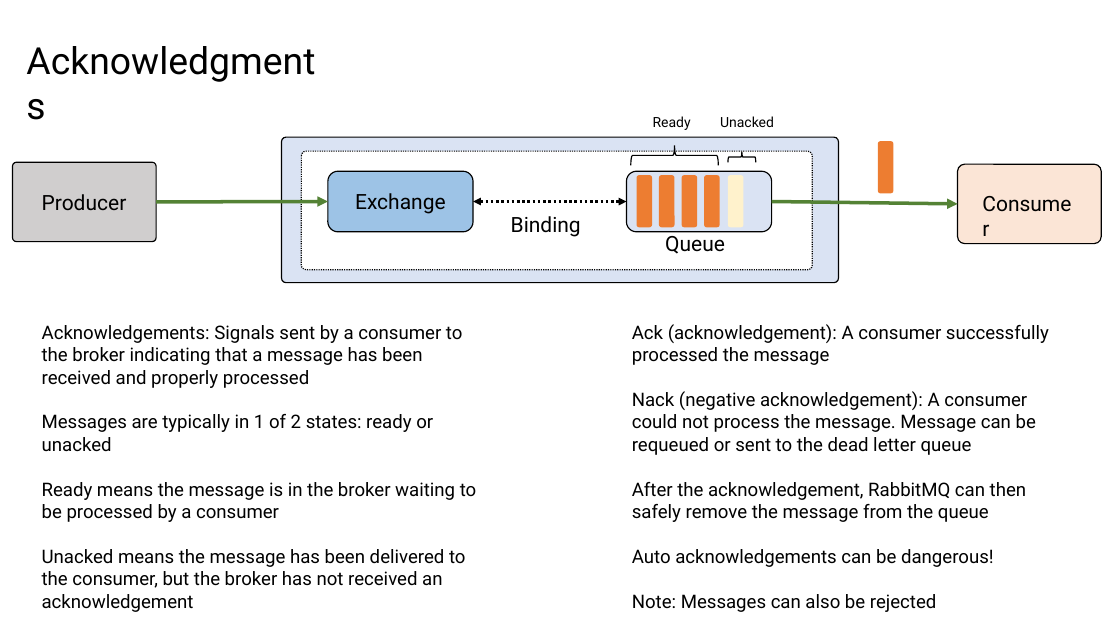
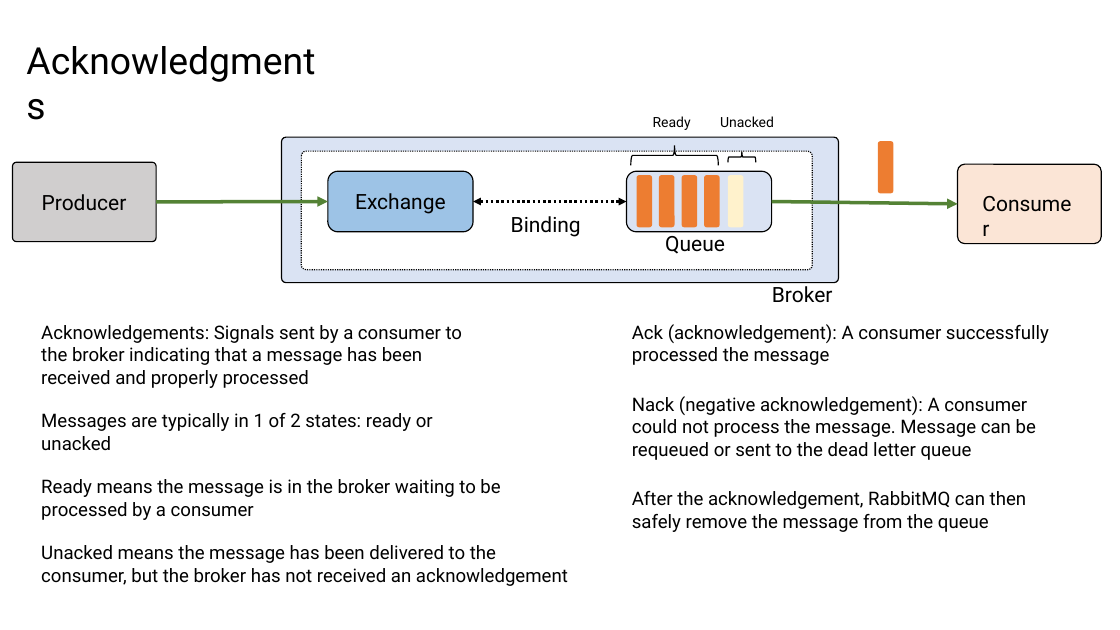
Before and after one commit to roblappcoupa/rabbitmq-presentation, a slide deck: slide 14 of Docs/RabbitMQ.pptx (slide 12 before the commit). Drawn at 1120x630 pixels with LibreOffice and Linux fonts; fonts in the diff are those of the drawing. Boxes give left, top, right and bottom in pixels: in the first picture for what was removed or moved away, otherwise in the second. Text is boxed around its words. In the diff, an @@ line names an element or a change of style, - is before the commit and + after.

```diff
--- a/Docs/RabbitMQ.pptx
+++ b/Docs/RabbitMQ.pptx
@@ text added at [772,282,833,303], 18 pt, text #000000 @@
+Broker
@@ text added at [41,413,433,450], 16 pt, text #000000 @@
+Messages are typically in 1 of 2 states: ready or unacked
@@ text at [42,414,477,612]: paragraphs removed @@
-Messages are typically in 1 of 2 states: ready or unacked
-Ready means the message is in the broker waiting to be processed by a consumer
-Unacked means the message has been delivered to the consumer, but the broker has not received an acknowledgement
@@ text at [632,391,1036,612]: paragraphs removed @@
-Nack (negative acknowledgement): A consumer could not process the message. Message can be requeued or sent to the dead letter queue
-After the acknowledgement, RabbitMQ can then safely remove the message from the queue
-Auto acknowledgements can be dangerous!
-Note: Messages can also be rejected
@@ text added at [632,396,1036,460], 16 pt, text #000000 @@
+Nack (negative acknowledgement): A consumer could not process the message. Message can be requeued or sent to the dead letter queue
@@ text added at [41,479,500,520], 16 pt, text #000000 @@
+Ready means the message is in the broker waiting to be processed by a consumer
@@ text added at [632,491,1027,532], 16 pt, text #000000 @@
+After the acknowledgement, RabbitMQ can then safely remove the message from the queue
@@ text added at [41,545,568,586], 16 pt, text #000000 @@
+Unacked means the message has been delivered to the consumer, but the broker has not received an acknowledgement
```
Also in this commit, not shown: 14 other slides changed, 3 slides added, 1 other file.
